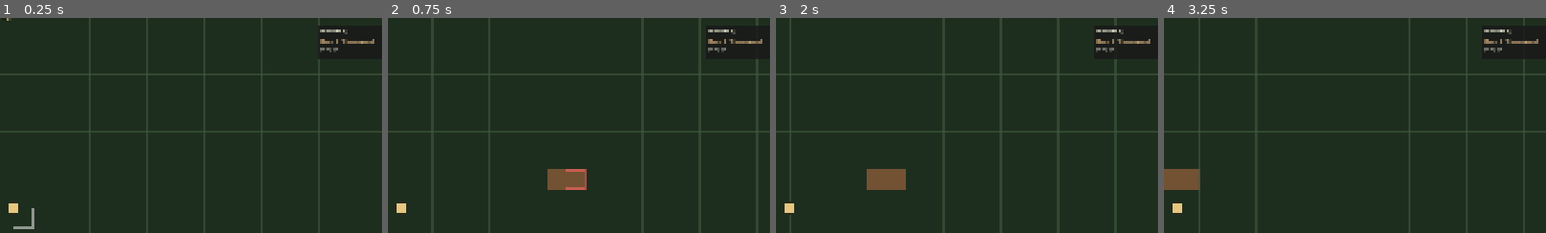
Above: before the commit, frames 1-4 (left to right).
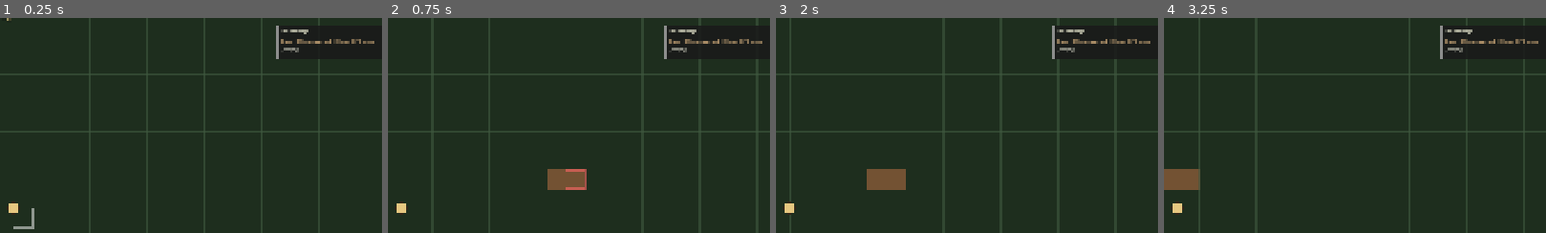
Above: after the commit, the same moments.

Repository: ocklavenoms1/FactClone
Game: Godot game, scene res://scenes/main.tscn
Same seed, same stepped clock (60 frames per second), same inputs: the game is played once before the commit and once after it.
Inputs (mouse positions are % of the whole screen's width and height, from its top left):
- Up to frame 1 (0.25 s): no input
- Up to frame 2 (0.75 s): tap Enter at 0.5 s; move the mouse to (72, 45) at 0.52 s; hold D (move_right) from 0.53 s (still down); tap B (consume_bag) at 0.6 s; click (72, 45) at 0.67 s
- Up to frame 3 (2 s): release D (move_right) at 1.25 s; drag from (30, 55) to (45, 70) at 1.27 s
- Up to frame 4 (3.25 s): tap Space at 2 s; move the mouse to (60, 28) at 2.02 s; hold D (move_right) 2.03-2.75 s; tap E (interact) at 2.1 s; drag from (45, 70) to (20, 35) at 2.77 s
The pictures show only the part of the screen within x 48-98%, y 6-56%; the shares and areas given below are measured in that part.

The runs differ from the first frame. In frame 1, 0.8% of the frame differs, in the area x 72-98%, y 3-20%; in frame 2, 0.9%; in frame 3, 0.8%; in frame 4, 0.8%.

Commit message:
Session E follow-up: bag-cap visibility line + inventory UI session brief
The bag-cap mechanic shipped in session-e-final was effectively invisible:
aggregated inventory panel display ('Grain: 200') hides the slot
dimension, so consuming a bag and gaining +4 slots produced no visible
change. Added a bridge UX line — 'Bags: X/5 consumed | Slots: A/B used' —
in the inventory panel header so slot capacity is at least numerically
visible. Panel widened from 180 to 280 px to fit the combined line.

Inventory.slots_used() is the new accessor backing the slot count display.
Generic primitive — kept after the grid UI lands. Locked in by an
extension to test_bag_cap.gd.

Discovered during this discussion: 'bag' was vocabulary confusion. The
ask was never an openable container item; it was a Factorio-style slot
grid UI for the existing player inventory, plus two-way item transfer
between player and chests (player CANNOT manually deposit into chests
today — drain is one-directional). Both share a UI subsystem, so they
land together in a future dedicated session.

INVENTORY_UI_PLAN.md captures the full scope: slot grid, I-key toggle,
click pick/place, chest two-grid view replacing E-drain, shift-click
all-transfer, mouse-drag stacks. Plus open questions (modal vs.
persistent, E auto-open vs. separate trigger, layout scaling 16..36
slots) and the retirement trigger for the bridge slots line — strike it
from inventory_panel.gd when the grid ships.

9 tests still pass. No save schema change.

Co-Authored-By: Claude Opus 4.7 <noreply@anthropic.com>

Diff:
--- a/scripts/tests/test_bag_cap.gd
+++ b/scripts/tests/test_bag_cap.gd
@@ -43,6 +43,11 @@
 	_check(failures, inv.capacity == STARTING_CAPACITY + SLOTS_PER_BAG, "expand(0) should be no-op")
 	inv.expand(-3)
 	_check(failures, inv.capacity == STARTING_CAPACITY + SLOTS_PER_BAG, "expand(-N) should be no-op")
+
+	# slots_used: 7 wheat at max_stack=100 fits in 1 slot. After expand by
+	# SLOTS_PER_BAG, capacity grew but used slots didn't.
+	_check(failures, inv.slots_used() == 1, "slots_used after 7 wheat: expected 1, got %d" % inv.slots_used())
+	_check(failures, inv.capacity - inv.slots_used() == SLOTS_PER_BAG + (STARTING_CAPACITY - 1), "free slot count mismatch after expand")
 
 	# --- Phase 2: cap-of-5 lifecycle ---
 	# Simulate the consume-bag flow as a state machine over 6 attempts.
--- a/scripts/ui/inventory_panel.gd
+++ b/scripts/ui/inventory_panel.gd
@@ -9,7 +9,9 @@
 const ROW_HEIGHT: int = 24
 const SWATCH_SIZE: int = 16
 const PADDING: int = 8
-const PANEL_WIDTH: int = 180
+# Widened from 180 to 280 to fit the combined Bags + Slots header line.
+# Item rows just have more horizontal space; no other layout impact.
+const PANEL_WIDTH: int = 280
 const BG_COLOR: Color = Color(0.10, 0.10, 0.10, 0.85)
 const BORDER_COLOR: Color = Color(0.6, 0.6, 0.6, 0.9)
 const TEXT_COLOR: Color = Color(0.95, 0.95, 0.85)
@@ -57,9 +59,15 @@
 
 	var y: float = PADDING + 22
 	if has_bags_row:
+		# Combined progression line: bags consumed + slot occupancy. Slot
+		# count is what makes the bag reward VISIBLE — capacity grows by
+		# SLOTS_PER_BAG (4) every consume, and "Slots: A/B" surfaces the B.
+		# Without this line, aggregated display ("Grain: 200") hides the
+		# fact that the player has more slots to fill.
 		var n: int = int(player_progression.get("bags_consumed", 0))
-		var bags_label: String = "Bags: %d / 5 consumed" % n
-		draw_string(font, Vector2(PADDING, y + 16), bags_label, HORIZONTAL_ALIGNMENT_LEFT, -1, 13, Color(0.85, 0.7, 0.5))
+		var used: int = inventory.slots_used()
+		var label: String = "Bags: %d/5 consumed | Slots: %d/%d used" % [n, used, inventory.capacity]
+		draw_string(font, Vector2(PADDING, y + 16), label, HORIZONTAL_ALIGNMENT_LEFT, -1, 13, Color(0.85, 0.7, 0.5))
 		y += ROW_HEIGHT
 	if agg.is_empty():
 		draw_string(font, Vector2(PADDING, y + 12), "(empty)", HORIZONTAL_ALIGNMENT_LEFT, -1, 12, Color(0.7, 0.7, 0.65))
--- a/scripts/world/inventory.gd
+++ b/scripts/world/inventory.gd
@@ -91,6 +91,17 @@
 			return false
 	return true
 
+## Count of slots currently holding any item. Used by the inventory panel
+## to display "Slots: A/B used" so capacity changes (e.g., bag consumption
+## growing capacity) are visible to the player. Aggregate display by item
+## type hides the slot dimension; this exposes it.
+func slots_used() -> int:
+	var n: int = 0
+	for s in slots:
+		if not s.is_empty():
+			n += 1
+	return n
+
 ## Total items across all stacks. Useful for capacity-style checks.
 func total_count() -> int:
 	var n: int = 0
Not shown, added: INVENTORY_UI_PLAN.md
